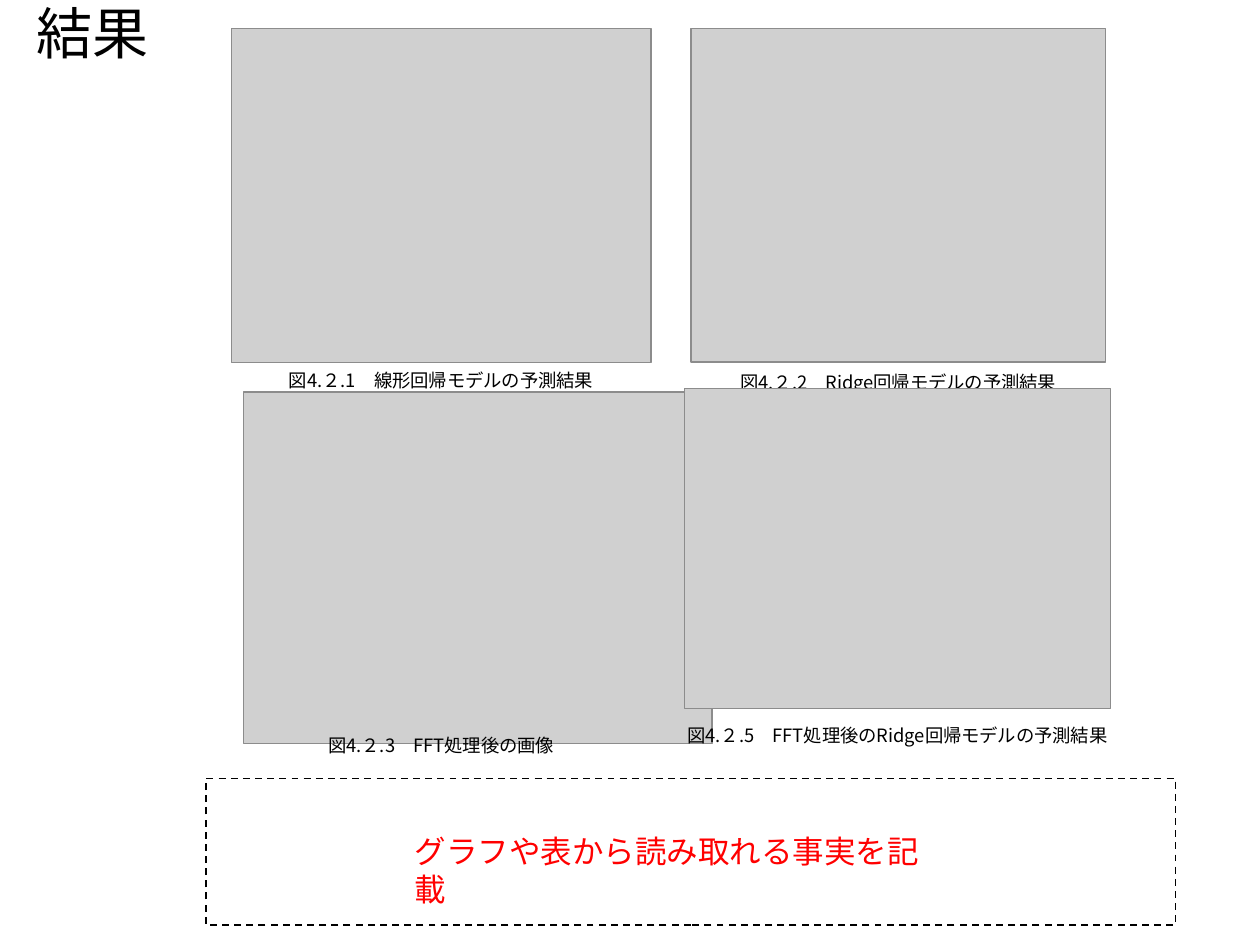
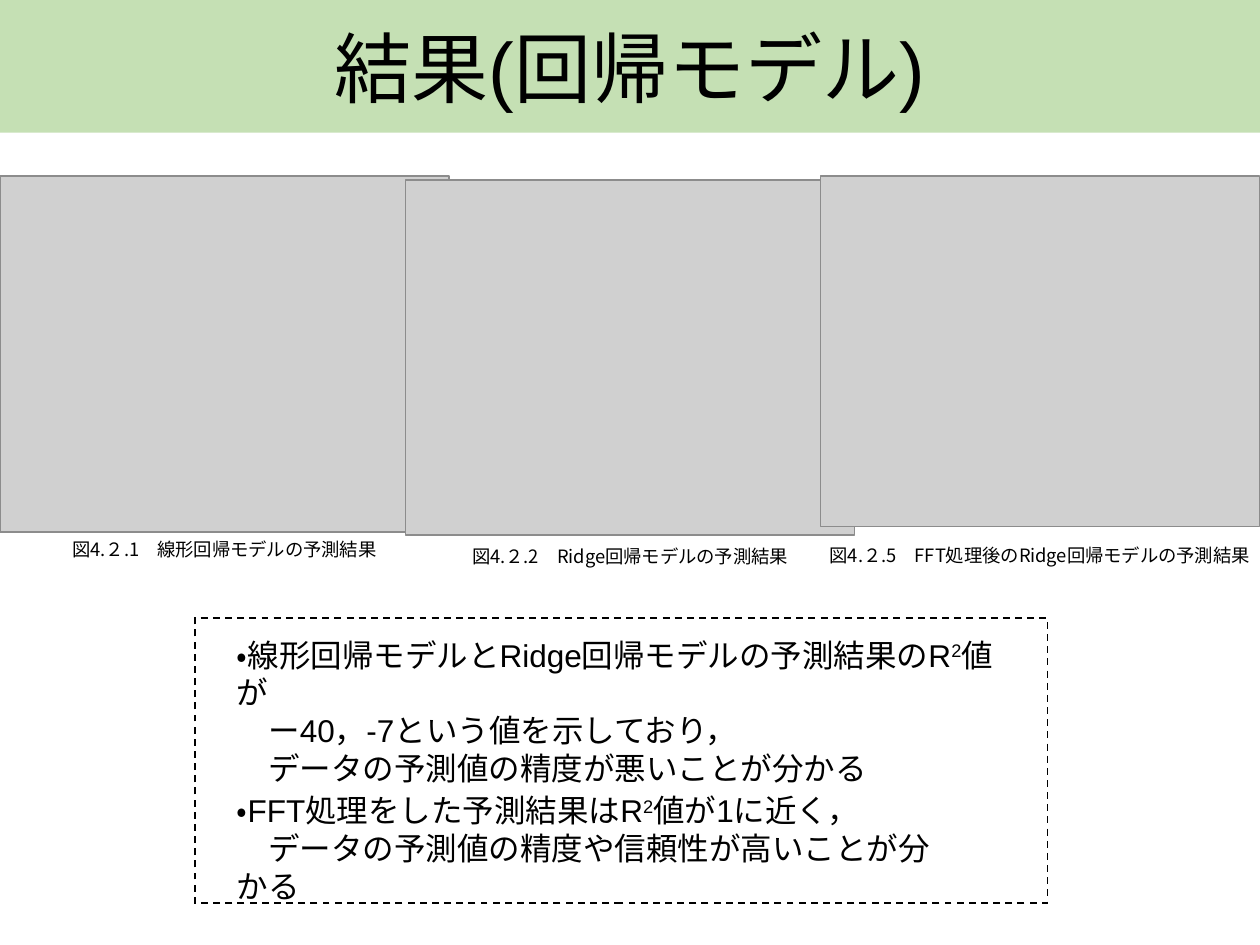
Before and after one commit to AT2032/Tokyo-University-of-Science, a slide deck: slide 12 of 学部3年/前期/学生実験/B1/プレゼン資料.pptx (slide 10 before the commit). Drawn at 1260x945 pixels with LibreOffice and Linux fonts; fonts in the diff are those of the drawing; grey boxes stand for pictures. Boxes give left, top, right and bottom in pixels: in the first picture for what was removed or moved away, otherwise in the second. Text is boxed around its words. In the diff, an @@ line names an element or a change of style, - is before the commit and + after.

```diff
--- a/学部3年/前期/学生実験/B1/プレゼン資料.pptx
+++ b/学部3年/前期/学生実験/B1/プレゼン資料.pptx
@@ rectangle added at (0, 0, 1260, 132), fill #C5E0B4, 44 pt, text #000000 @@
+結果(回帰モデル)
@@ text removed at (36, 7, 148, 59) @@
-結果
@@ picture: place and size @@
-picture at (232, 29, 651, 363)
+picture at (0, 176, 450, 533)
@@ picture: place and size @@
-picture at (684, 388, 1110, 708)
+picture at (820, 176, 1259, 527)
@@ picture: place and size @@
-picture at (690, 29, 1105, 363)
+picture at (406, 180, 856, 536)
@@ picture removed at (243, 392, 712, 743) @@
@@ text "図4.２.1 線形回帰モデルの予測結果" rewrapped from (289, 371, 593, 393) to (72, 540, 377, 558) @@
@@ text "図4.２.2 Ridge回帰モデルの予測結果": place and size @@
-text "図4.２.2 Ridge回帰モデルの予測結果" at (740, 371, 1056, 389)
+text "図4.２.2 Ridge回帰モデルの予測結果" at (472, 547, 788, 568)
@@ text "図4.２.5 FFT処理後のRidge回帰モデルの予測結果": place and size @@
-text "図4.２.5 FFT処理後のRidge回帰モデルの予測結果" at (687, 724, 1108, 747)
+text "図4.２.5 FFT処理後のRidge回帰モデルの予測結果" at (830, 546, 1250, 567)
@@ rectangle: place and size @@
-rectangle at (205, 779, 1176, 926)
+rectangle at (195, 619, 1048, 903)
@@ text at (237, 640, 951, 783): text changed; text colour #FF0000 to #000000 @@
-グラフや表から読み取れる事実を記載
+・線形回帰モデルとRidge回帰モデルの予測結果のR2値が
+ー40，-7という値を示しており，
+データの予測値の精度が悪いことが分かる
@@ text removed at (328, 736, 554, 758) @@
-図4.２.3 FFT処理後の画像
@@ text added at (237, 795, 929, 904), 18 pt, text #000000 @@
+・FFT処理をした予測結果はR2値が1に近く，
+データの予測値の精度や信頼性が高いことが分かる
```
Also in this commit, not shown: 7 other slides changed, 5 slides added, 3 slides removed, 1 other file.
